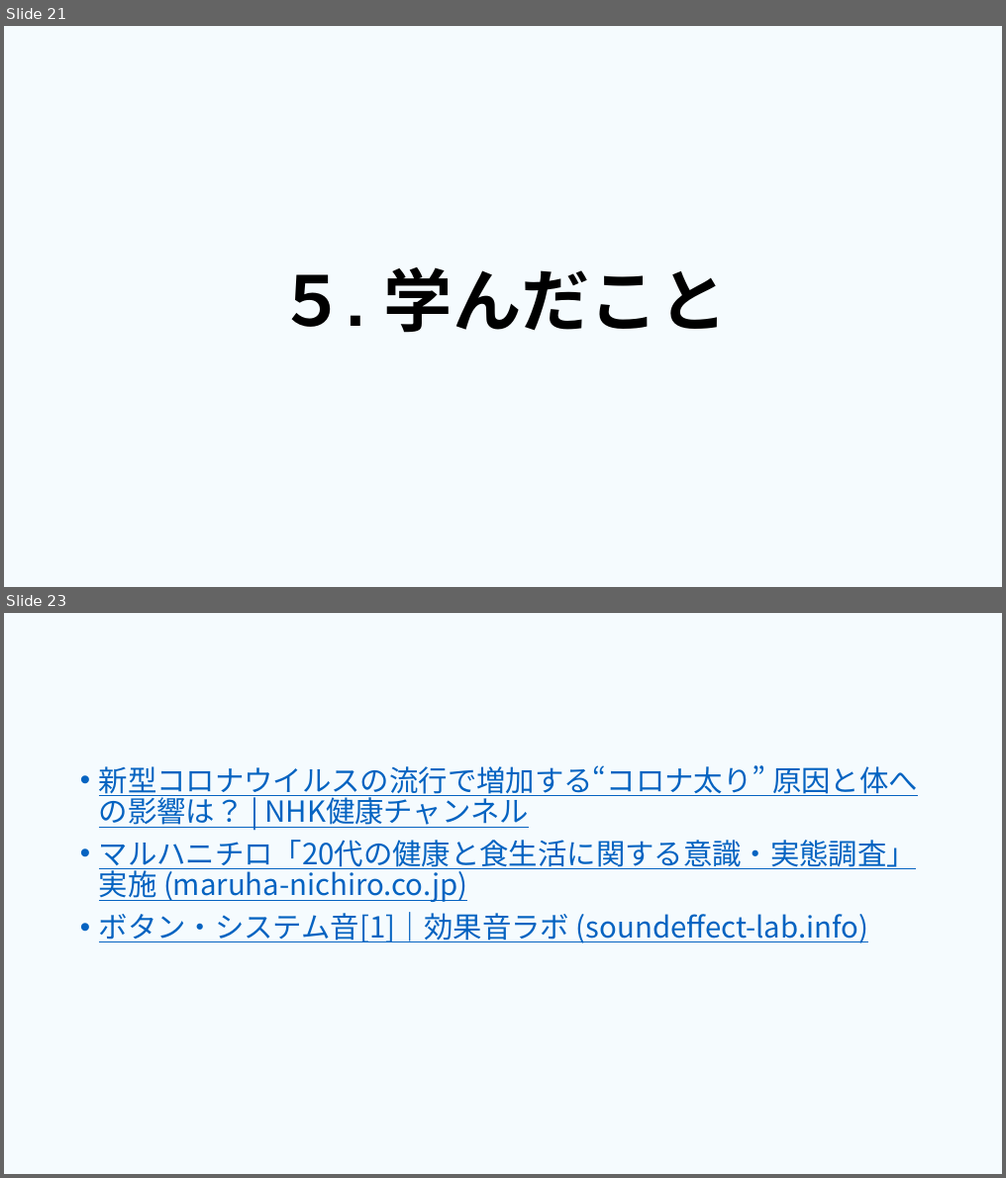
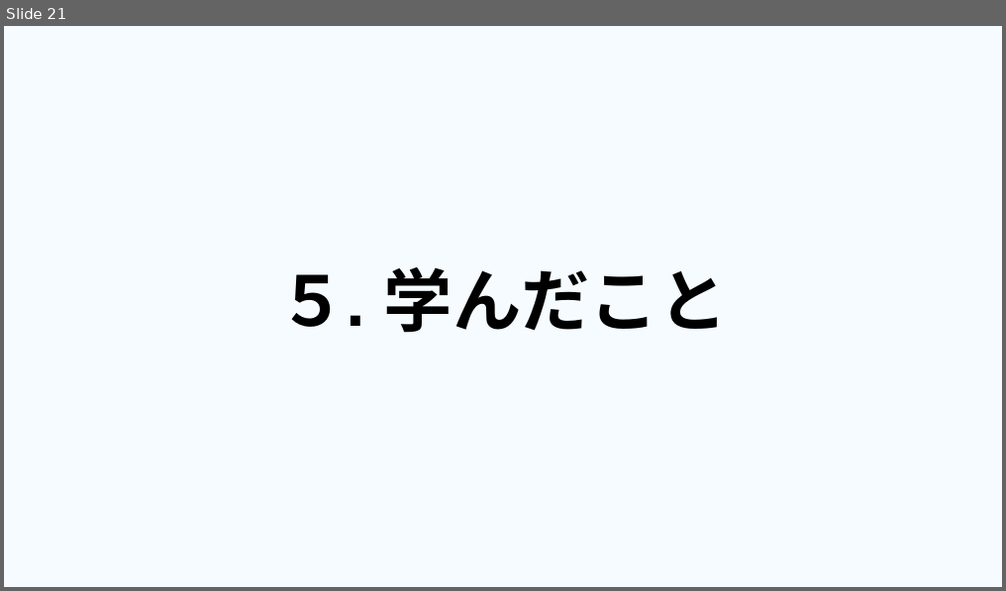
Before and after one commit to dojo2023/E-4, a slide deck: 共有用フォルダー/成果発表.pptx. Shown one above the other, each under a label of ours: slides 21 and 23 before the commit, slide 21 after it; the slides between them are not shown. The pictures are 1006x1178 and 1006x591 pixels, drawn with LibreOffice and Linux fonts; fonts in the diff are those of the drawing. Boxes give left, top, right and bottom in pixels: in the first picture for what was removed or moved away, otherwise in the second. Text is boxed around its words. In the diff, an @@ line names an element or a change of style, - is before the commit and + after.

```diff
--- a/共有用フォルダー/成果発表.pptx
+++ b/共有用フォルダー/成果発表.pptx
@@ slide 23 removed at <box>4,613,1002,1174</box>, background #00B0F0 at 4% opacity @@
@@ text removed at <box>99,765,918,944</box> @@
-• 新型コロナウイルスの流行で増加する“コロナ太り” 原因と体への影響は？ | NHK健康チャンネル
-• マルハニチロ「20代の健康と食生活に関する意識・実態調査」実施 (maruha-nichiro.co.jp)
-• ボタン・システム音[1]｜効果音ラボ (soundeffect-lab.info)
```
Also in this commit, not shown: 2 slides changed, 2 slides added.
